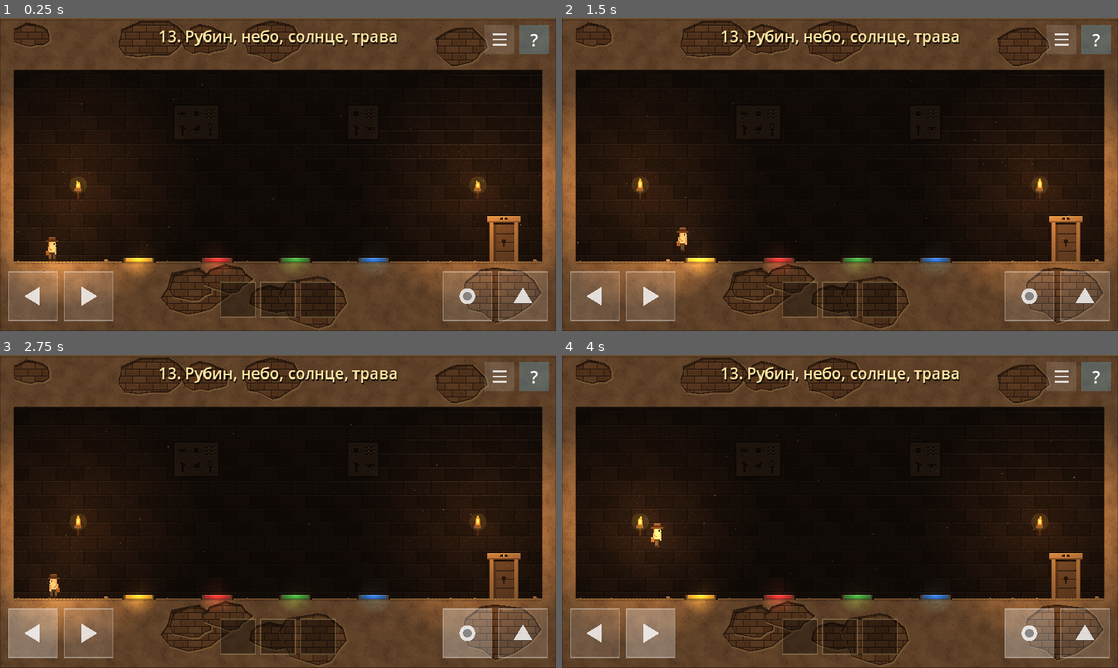
Above: before the commit, frames 1-4 (two rows, left to right).
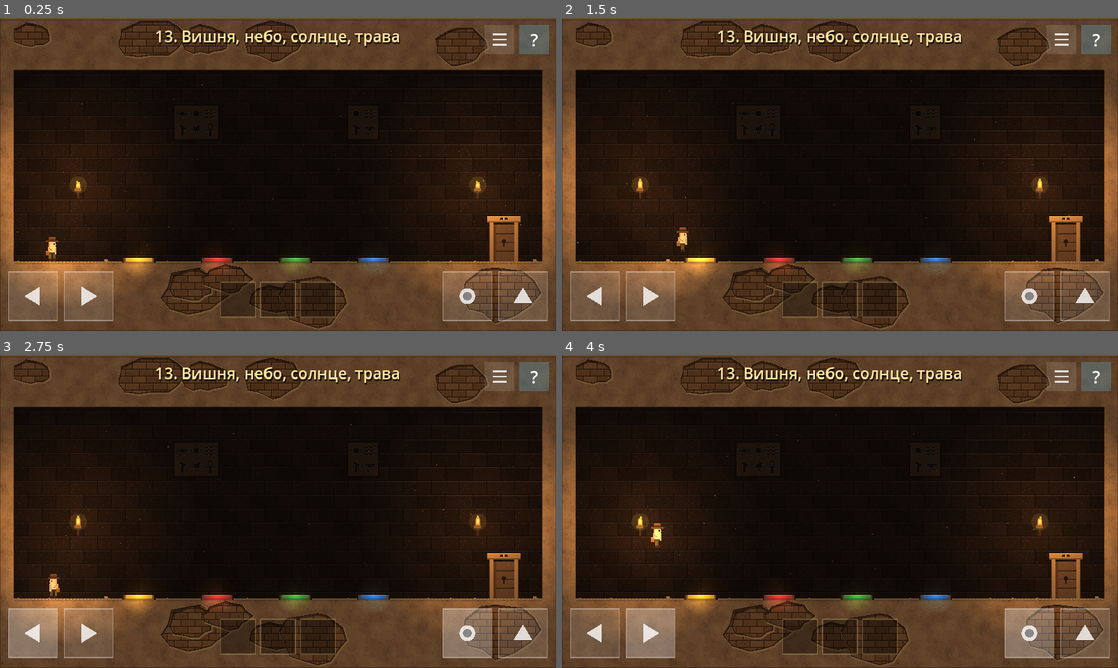
Above: after the commit, the same moments.

Repository: mrvadimjuravlev/mygame
Game: Godot game, scene res://levels/level_13.tscn
Same seed, same stepped clock (60 frames per second), same inputs: the game is played once before the commit and once after it. This scene is started directly instead of the project's main scene.
Inputs (mouse positions are in pixels of both pictures, inside the frame that each line leads up to):
- Up to frame 1 (0.25 s): no input
- Up to frame 2 (1.5 s): tap Enter at 0.5 s; move the mouse to (962, 158) at 0.52 s; hold Right (move_right) 0.53-1.25 s; hold E (action) 0.53-1.25 s; click (962, 158) at 0.67 s; tap Space (jump) at 0.77, 1.07 s; drag from (728, 190) to (1067, 243) at 1.27 s
- Up to frame 3 (2.75 s): move the mouse to (333, 442) at 2.02 s; hold Left (move_left) from 2.03 s (still down); hold E (action) from 2.03 s (still down)
- Up to frame 4 (4 s): release Left (move_left) at 2.75 s; release E (action) at 2.75 s; drag from (812, 574) to (934, 586) at 2.77 s; tap Space (jump) at 3.5, 3.77 s; move the mouse to (1006, 558) at 3.52 s; hold Right (move_right) from 3.53 s (still down); hold E (action) from 3.53 s (still down)

The runs differ from the first frame. In frame 1, 1.1% of the frame differs, in the area x 28-72%, y 3-10%; in frame 2, 1.1%; in frame 3, 1.1%; in frame 4, 1.1%.

Commit message:
Level 13 renamed "Cherry, sky, sun, grass"
Co-Authored-By: Claude Opus 5.5 (1M context) <noreply@anthropic.com>
Claude-Session: https://claude.ai/code/session_01Grf5WdcuQYwuX1MMBXvSiC

Diff:
--- a/levels/level_13.tscn
+++ b/levels/level_13.tscn
@@ -1,19 +1,19 @@
 [gd_scene load_steps=9 format=3]
 
-[ext_resource type="Script" path="res://scripts/level.gd" id="1_4xgt4"]
-[ext_resource type="Script" path="res://scripts/solid.gd" id="2_rdkeu"]
-[ext_resource type="Script" path="res://scripts/exit_door.gd" id="3_5tk0d"]
-[ext_resource type="Script" path="res://scripts/plate_sequence.gd" id="4_fhdlr"]
-[ext_resource type="Script" path="res://scripts/color_plate.gd" id="5_53cjq"]
-[ext_resource type="Script" path="res://scripts/torch.gd" id="6_veldn"]
-[ext_resource type="Script" path="res://scripts/glyphs.gd" id="7_mfu0k"]
-[ext_resource type="Script" path="res://scripts/hero.gd" id="8_16q6k"]
+[ext_resource type="Script" path="res://scripts/level.gd" id="1_4ppa0"]
+[ext_resource type="Script" path="res://scripts/solid.gd" id="2_2h8dk"]
+[ext_resource type="Script" path="res://scripts/exit_door.gd" id="3_4ku2s"]
+[ext_resource type="Script" path="res://scripts/plate_sequence.gd" id="4_5qfpv"]
+[ext_resource type="Script" path="res://scripts/color_plate.gd" id="5_fc2pm"]
+[ext_resource type="Script" path="res://scripts/torch.gd" id="6_ricn2"]
+[ext_resource type="Script" path="res://scripts/glyphs.gd" id="7_cpsyb"]
+[ext_resource type="Script" path="res://scripts/hero.gd" id="8_r4ade"]
 
 [node name="Level13" type="Node2D"]
-script = ExtResource("1_4xgt4")
+script = ExtResource("1_4ppa0")
 level_number = 13
-slogan = "Рубин, небо, солнце, трава"
-hints = PackedStringArray("Название зоны — это порядок.", "Рубин — красный, небо — синее, солнце — жёлтое, трава — зелёная.", "Встань на красную, синюю, жёлтую и зелёную плиты по очереди, и чтобы между ними не было других плит: через лишние перепрыгивай.")
+slogan = "Вишня, небо, солнце, трава"
+hints = PackedStringArray("Название зоны — это порядок.", "Вишня — красная, небо — синее, солнце — жёлтое, трава — зелёная.", "Встань на красную, синюю, жёлтую и зелёную плиты по очереди, и чтобы между ними не было других плит: через лишние перепрыгивай.")
 tutorial_button = ""
 level_width = 640.0
 level_height = 360.0
--- a/tools/build_levels.gd
+++ b/tools/build_levels.gd
@@ -299,7 +299,7 @@
 
 
 func _level_13() -> void:
-	_begin(13, "Рубин, небо, солнце, трава", 640, "", ["Название зоны — это порядок.", "Рубин — красный, небо — синее, солнце — жёлтое, трава — зелёная.", "Встань на красную, синюю, жёлтую и зелёную плиты по очереди, и чтобы между ними не было других плит: через лишние перепрыгивай."])
+	_begin(13, "Вишня, небо, солнце, трава", 640, "", ["Название зоны — это порядок.", "Вишня — красная, небо — синее, солнце — жёлтое, трава — зелёная.", "Встань на красную, синюю, жёлтую и зелёную плиты по очереди, и чтобы между ними не было других плит: через лишние перепрыгивай."])
 	_back(640)
 	_box(0, 280, 640, 360)       # пол
 	_box(0, 0, 640, 60)          # потолок
Binary file changed: docs/screenshots/level_13.png
Binary file changed: docs/screenshots/level_13_progress.png
Not shown: 1 places in levels/level_13.tscn that only renumber resources
Not shown, changed: docs/levels-pyramid.md
